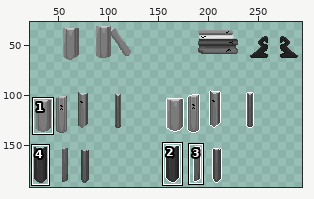
File history of a sprite sheet, Assets/Resources/Sprites/Items/Books and Accessorise.png. Above, an overview of the earlier version with the close-up marked.
Close-up. Before the edit:
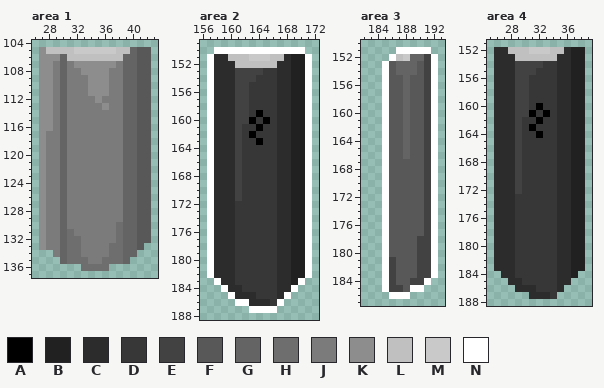
The file is 480x270 pixels. Colours within 5 levels of each other are drawn and written as one. Shown: area 1: x 26..43, y 104..137; area 2: x 156..172, y 149..188; area 3: x 182..193, y 150..187; area 4: x 25..39, y 151..188. The wide view leaves out empty margins. The commit also changed other parts of the picture, which this record leaves out.
Palette (. is transparent): A #000000  B #212121  C #2c2c2c  D #373737  E #424242  F #585858  G #646464  H #6e6e6e  J #7b7b7b  K #8d8d8d  L #c0c0c0  M #c9c9c9  N #ffffff
Pixels before, area 1, first column x 27:
105 KLLLLMMMMMMLLGFF
106 KKKGLLLLLLLLGGFF
107 KKJGJKKKKKKJGGFF
108 KKJGJJKKKKJJGGFF
109 KKJGJJJKKKJJGGFF
110 KKJGJJJKKKJJGGFF
111 KKJGJJJKKKJJGGFF
112 KKJGJJJJKJJJGGFF
113 KKJGJJJJJKJJGGFF
114 KKJGJJJJJJJJGGFF
115 KKJGJJJJJJJJGGFF
116 KKJGJJJJJJJJGGFF
117 KJJGJJJJJJJJGGFF
118 KJJGJJJJJJJJGGFF
119 KJJGJJJJJJJJGGFF
120 KJJGJJJJJJJJGGFF
121 KJJGJJJJJJJJGGFF
122 KJJGJJJJJJJJGGFF
123 KJJGJJJJJJJJGGFF
124 KJJGJJJJJJJJGGFF
125 KJJGJJJJJJJJGGFF
126 KJJGJJJJJJJJGGFF
127 KJJGJJJJJJJJGGFF
128 KJJGJJJJJJJJGGFF
129 KJJGJJJJJJJJGGFF
130 KJJGJJJJJJJHGGFF
131 KJJGHJJJJJJHGGFF
132 KJJGHHJJJJJHGGFF
133 KJJGHHJJJJHHGGF.
134 ..JGHHJJJJHHGG..
135 ...GHHHJJHHHG...
136 ......HHHH......
Pixels before, area 2, first column x 157:
150 .NNNNNNNNNNNNN.
151 NCCLLLMMMLLCBBN
152 NCCCLLLLLLCCBBN
153 NCCCEEEEDDCCBBN
154 NCCCEEEDDDCCBBN
155 NCCCEEDDDDCCBBN
156 NCCCEEDDDDCCBBN
157 NCCCEEDDDDCCBBN
158 NCCCEEDDDDCCBBN
159 NCCCEEDADDCCBBN
160 NCCCEEADADCCBBN
161 NCCCEDDADDCCBBN
162 NCCCEDADDDCCBBN
163 NCCCEDDADDCCBBN
164 NCCCEDDDDDCCBBN
165 NCCCEDDDDDCCBBN
166 NCCCEDDDDDCCBBN
167 NCCCEDDDDDCCBBN
168 NCCCEDDDDDCCBBN
169 NCCCEDDDDDCCBBN
170 NCCCEDDDDDCCBBN
171 NCCCEDDDDDCCBBN
172 NCCCDDDDDDCCBBN
173 NCCCDDDDDDCCBBN
174 NCCCDDDDDDCCBBN
175 NCCCDDDDDDCCBBN
176 NCCCDDDDDDCCBBN
177 NCCCDDDDDDCCBBN
178 NCCCDDDDDDCCBBN
179 NCCCDDDDDDCCBBN
180 NCCCDDDDDDCCBBN
181 NCCCDDDDDDCCBBN
182 NCCCDDDDDDCCBBN
183 .NCCDDDDDDCCBN.
184 ..NCCDDDDDCCN..
185 ...NCCCDDDCN...
186 ....NNCCCDN....
187 ......NNNN.....
Pixels before, area 3, first column x 185:
151 ..NNNNN.
152 .NLMGGEN
153 NFGGGFEN
154 NFGGGFEN
155 NFFGFFEN
156 NFFGFFEN
157 NFFGFFEN
158 NFFGFFEN
159 NFFGFFEN
160 NFFGFFEN
161 NFFGFFEN
162 NFFGFFEN
163 NFFGFFEN
164 NFFGFFEN
165 NFFGFFEN
166 NFFGFFEN
167 NFFFFFEN
168 NFFFFFEN
169 NFFFFFEN
170 NFFFFFEN
171 NFFFFFEN
172 NFFFFFEN
173 NFFFFFEN
174 NFFFFFEN
175 NFFFFFEN
176 NFFFFFEN
177 NFFFFFEN
178 NFFFFEEN
179 NFFFFEEN
180 NFFFFEEN
181 NEFFFEEN
182 NEFFFEEN
183 NEFFFEEN
184 NEFFEEN.
185 NEEFNN..
186 .NNN....
Pixels before, area 4, first column x 26:
152 CCLLLMMMLLCBB
153 CCCLLLLLLCCBB
154 CCCEEEEDDCCBB
155 CCCEEEDDDCCBB
156 CCCEEDDDDCCBB
157 CCCEEDDDDCCBB
158 CCCEEDDDDCCBB
159 CCCEEDDDDCCBB
160 CCCEEDADDCCBB
161 CCCEEADADCCBB
162 CCCEDDADDCCBB
163 CCCEDADDDCCBB
164 CCCEDDADDCCBB
165 CCCEDDDDDCCBB
166 CCCEDDDDDCCBB
167 CCCEDDDDDCCBB
168 CCCEDDDDDCCBB
169 CCCEDDDDDCCBB
170 CCCEDDDDDCCBB
171 CCCEDDDDDCCBB
172 CCCEDDDDDCCBB
173 CCCDDDDDDCCBB
174 CCCDDDDDDCCBB
175 CCCDDDDDDCCBB
176 CCCDDDDDDCCBB
177 CCCDDDDDDCCBB
178 CCCDDDDDDCCBB
179 CCCDDDDDDCCBB
180 CCCDDDDDDCCBB
181 CCCDDDDDDCCBB
182 CCCDDDDDDCCBB
183 CCCDDDDDDCCBB
184 .CCDDDDDDCCB.
185 ..CCDDDDDCC..
186 ...CCCDDDC...
187 .....CCCD....
Once edited:
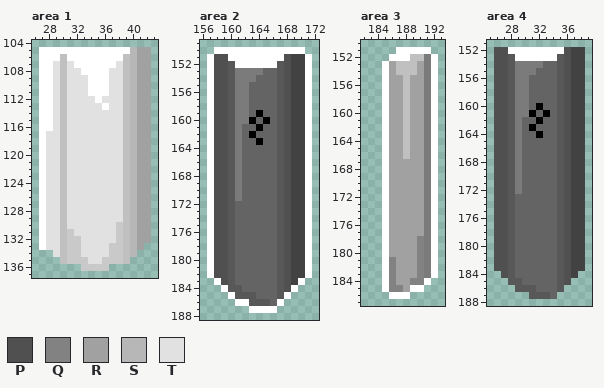
Colours new in this view: P #505050  Q #828282  R #a1a1a1  S #b7b7b7  T #e1e1e1
Changes in this commit:
Changed rows in their new state; - is an unchanged pixel.
Area 1:
first column x 27:
105 NNNNNNNNNNNNNSRR
106 NNNLNNNNNNNNLSRR
107 NNTLTNNNNNNTLSRR
108 NNTLTTNNNNTTLSRR
109 NNTLTTTNNNTTLSRR
110 NNTLTTTNNNTTLSRR
111 NNTLTTTNNNTTLSRR
112 NNTLTTTTNTTTLSRR
113 NNTLTTTTTNTTLSRR
114 NNTLTTTTTTTTLSRR
115 NNTLTTTTTTTTLSRR
116 NNTLTTTTTTTTLSRR
117 NTTLTTTTTTTTLSRR
118 NTTLTTTTTTTTLSRR
119 NTTLTTTTTTTTLSRR
120 NTTLTTTTTTTTLSRR
121 NTTLTTTTTTTTLSRR
122 NTTLTTTTTTTTLSRR
123 NTTLTTTTTTTTLSRR
124 NTTLTTTTTTTTLSRR
125 NTTLTTTTTTTTLSRR
126 NTTLTTTTTTTTLSRR
127 NTTLTTTTTTTTLSRR
128 NTTLTTTTTTTTLSRR
129 NTTLTTTTTTTTLSRR
130 NTTLTTTTTTTMLSRR
131 NTTLMTTTTTTMLSRR
132 NTTLMMTTTTTMLSRR
133 NTTLMMTTTTMMLSR-
134 --TLMMTTTTMMLS--
135 ---LMMMTTMMML---
136 ------MMMM------
Area 2:
first column x 158:
151 PPNNNNNNNNPEE
152 PPFNNNNNNFPEE
153 PPFJJJJGGFPEE
154 PPFJJJGGGFPEE
155 PPFJJGGGGFPEE
156 PPFJJGGGGFPEE
157 PPFJJGGGGFPEE
158 PPFJJGGGGFPEE
159 PPFJJG-GGFPEE
160 PPFJJ-G-GFPEE
161 PPFJGG-GGFPEE
162 PPFJG-GGGFPEE
163 PPFJGG-GGFPEE
164 PPFJGGGGGFPEE
165 PPFJGGGGGFPEE
166 PPFJGGGGGFPEE
167 PPFJGGGGGFPEE
168 PPFJGGGGGFPEE
169 PPFJGGGGGFPEE
170 PPFJGGGGGFPEE
171 PPFJGGGGGFPEE
172 PPFGGGGGGFPEE
173 PPFGGGGGGFPEE
174 PPFGGGGGGFPEE
175 PPFGGGGGGFPEE
176 PPFGGGGGGFPEE
177 PPFGGGGGGFPEE
178 PPFGGGGGGFPEE
179 PPFGGGGGGFPEE
180 PPFGGGGGGFPEE
181 PPFGGGGGGFPEE
182 PPFGGGGGGFPEE
183 -PFGGGGGGFPE-
184 --FFGGGGGFP--
185 ---FFFGGGF---
186 -----FFFG----
Area 3:
first column x 186:
152 -NNLLJ
153 RLLLRJ
154 RLLLRJ
155 RRLRRJ
156 RRLRRJ
157 RRLRRJ
158 RRLRRJ
159 RRLRRJ
160 RRLRRJ
161 RRLRRJ
162 RRLRRJ
163 RRLRRJ
164 RRLRRJ
165 RRLRRJ
166 RRLRRJ
167 RRRRRJ
168 RRRRRJ
169 RRRRRJ
170 RRRRRJ
171 RRRRRJ
172 RRRRRJ
173 RRRRRJ
174 RRRRRJ
175 RRRRRJ
176 RRRRRJ
177 RRRRRJ
178 RRRRQJ
179 RRRRQJ
180 RRRRQJ
181 QRRRQJ
182 QRRRQJ
183 QRRRQJ
184 QRRQQ-
185 QQR---
Area 4:
first column x 26:
152 PPNNNNNNNNPEE
153 PPFNNNNNNFPEE
154 PPFJJJJGGFPEE
155 PPFJJJGGGFPEE
156 PPFJJGGGGFPEE
157 PPFJJGGGGFPEE
158 PPFJJGGGGFPEE
159 PPFJJGGGGFPEE
160 PPFJJG-GGFPEE
161 PPFJJ-G-GFPEE
162 PPFJGG-GGFPEE
163 PPFJG-GGGFPEE
164 PPFJGG-GGFPEE
165 PPFJGGGGGFPEE
166 PPFJGGGGGFPEE
167 PPFJGGGGGFPEE
168 PPFJGGGGGFPEE
169 PPFJGGGGGFPEE
170 PPFJGGGGGFPEE
171 PPFJGGGGGFPEE
172 PPFJGGGGGFPEE
173 PPFGGGGGGFPEE
174 PPFGGGGGGFPEE
175 PPFGGGGGGFPEE
176 PPFGGGGGGFPEE
177 PPFGGGGGGFPEE
178 PPFGGGGGGFPEE
179 PPFGGGGGGFPEE
180 PPFGGGGGGFPEE
181 PPFGGGGGGFPEE
182 PPFGGGGGGFPEE
183 PPFGGGGGGFPEE
184 -PFGGGGGGFPE-
185 --FFGGGGGFP--
186 ---FFFGGGF---
187 -----FFFG----
Boxes around the changes in both close-ups, in picture pixels (x1, y1, x2, y2):
changed: (39, 47, 151, 271)
changed: (214, 54, 305, 306)
changed: (389, 54, 431, 292)
changed: (494, 47, 585, 299)
